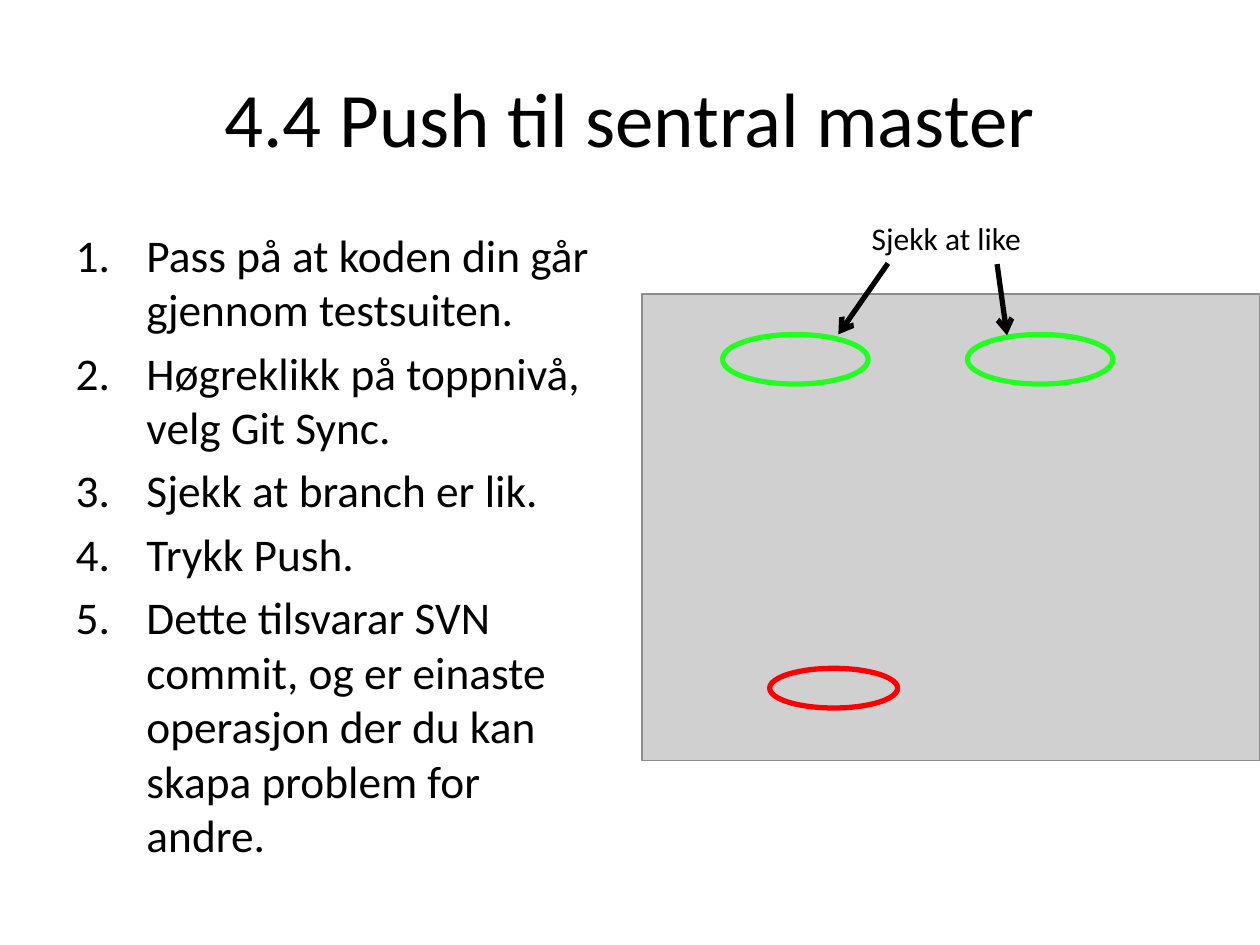
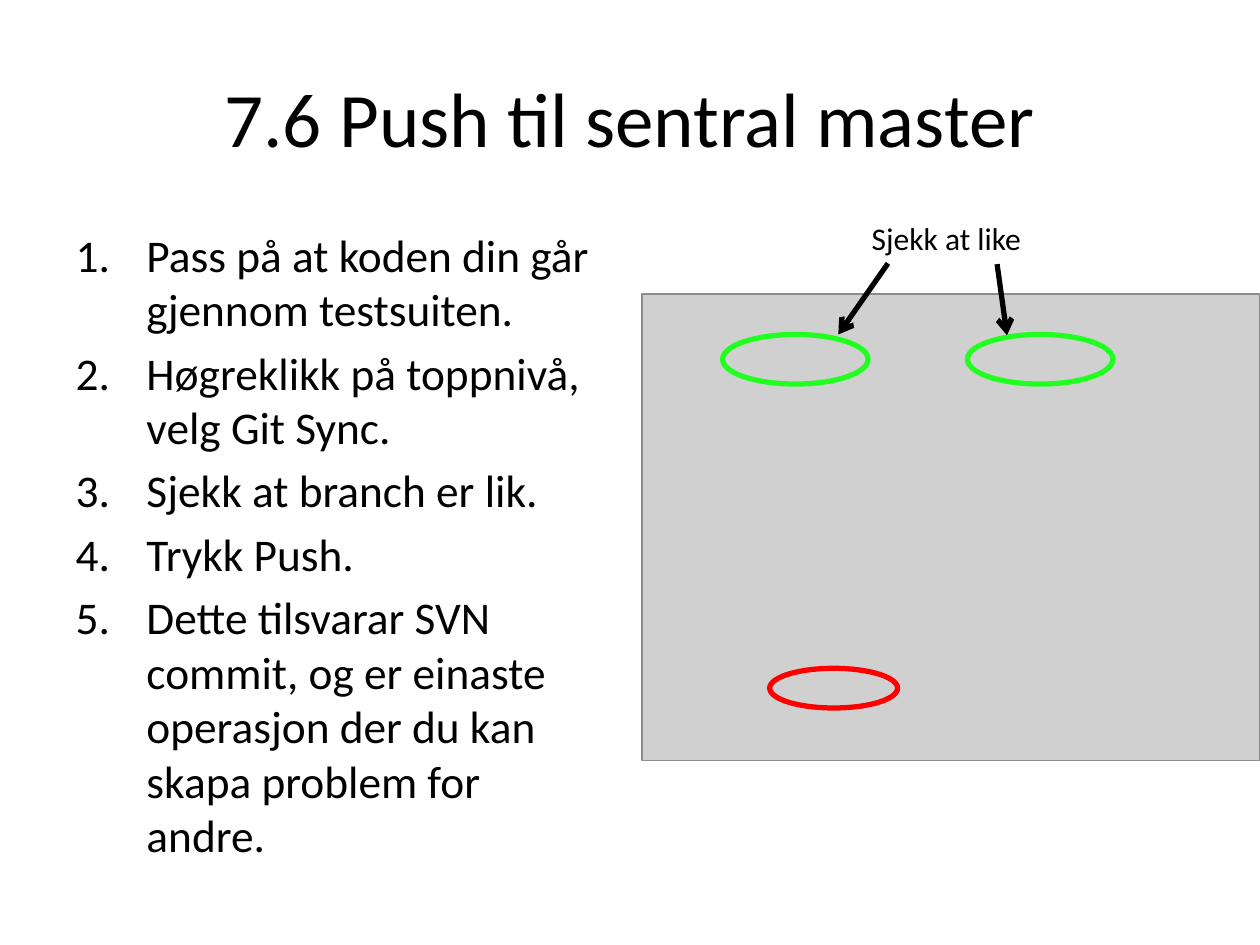
Before and after one commit to CRAVA/crava, a slide deck: slide 12 of doc/Gitforsmarties.pptx (slide 9 before the commit). Drawn at 1260x945 pixels with LibreOffice and Linux fonts; fonts in the diff are those of the drawing; grey boxes stand for pictures. Boxes give left, top, right and bottom in pixels: in the first picture for what was removed or moved away, otherwise in the second. Text is boxed around its words. In the diff, an @@ line names an element or a change of style, - is before the commit and + after.

Commit message:
CRA-541: Changed procedure by now merging branch into master before pulling from upstream, and then committing before pushing to origin. Also added graphical illustration of process.

```diff
--- a/doc/Gitforsmarties.pptx
+++ b/doc/Gitforsmarties.pptx
@@ title at [225,93,1035,148]: text changed @@
-4.4 Push til sentral master
+7.6 Push til sentral master
```
Also in this commit, not shown: 8 other slides changed, 4 slides added.
